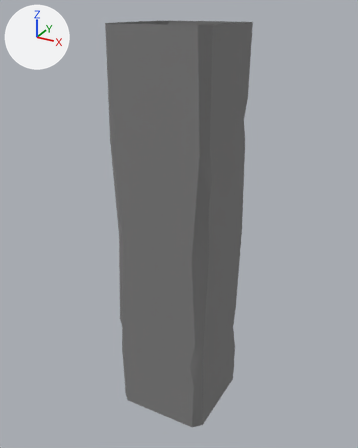
Renders of the FBX model Project_ML/Assets/05.Model/Back/Models/Pillar_001.fbx from each side of a commit.
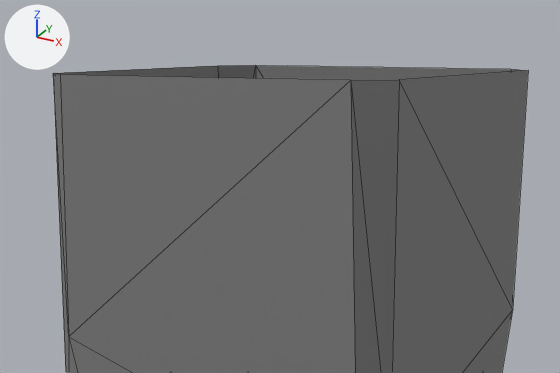
There are two pictures of each version: one whole from a 50 mm camera at (1.3, -2.39, 2.42) aimed at (-0.02, 0.01, 1.22), one close up on the part from 25% to 73% of the width and 0% to 26% of the height. Every picture has the same lights, and +X, +Y and +Z are marked at upper left. The older version's two pictures come first. The close-ups show mesh edges as thin lines. Where no turn or scale is listed for an object, it has been applied to the vertices.

Objects in the first close-up: 'Pillar_001'.
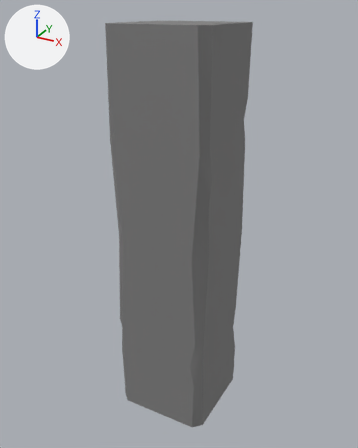
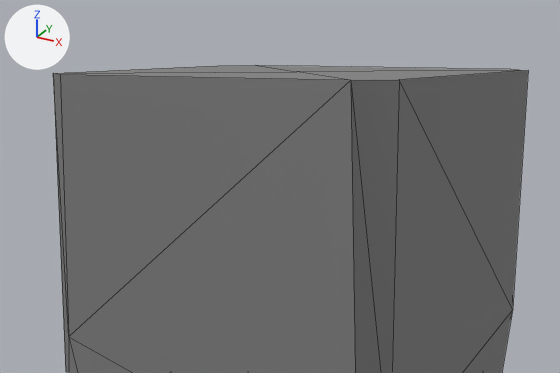
Changed parts and their boxes (x1, y1, x2, y2) in the close-ups (560 x 373 px):
part 1 of me_sm_wall_corner_06, added
    after: (55, 65, 526, 80)

The edits, one by one:
me_sm_wall_corner_06 is used by ob_pillar_001; location (0.0, 0.0, 0.0).
Verts and faces of me_sm_wall_corner_06; kept vertices keep their numbers, new ones are numbered from 58.
Before the commit, vertices of me_sm_wall_corner_06: 0 (0.24, 0.29, 2.34) at pixel (510, 69), 1 (0.29, 0.24, 2.34) at pixel (528, 70), 16 (0.24, -0.29, 2.34) at pixel (350, 80), 17 (-0.24, -0.29, 2.34) at pixel (60, 74), 30 (-0.29, -0.24, 2.34) at pixel (53, 73).
Before the commit, vertices of me_sm_wall_corner_06: 31 (-0.29, 0.24, 2.34) at pixel (217, 65), 44 (0.29, -0.24, 2.34) at pixel (399, 79), 51 (-0.24, 0.29, 2.34) at pixel (255, 65).
me_sm_wall_corner_06 had 58 vertices, 100 faces and spanned x -0.29..0.29, y -0.29..0.29, z 0.0..2.34.
me_sm_wall_corner_06 now has 60 vertices, 108 faces and spans x -0.29..0.29, y -0.29..0.29, z 0.0..2.34.
Part 1, on me_sm_wall_corner_06:
New vertex 58 is at (0.0, 0.0, 2.34), pixel (296, 71).
New faces: (1, 58, 16, 44), (16, 58, 30, 17), (0, 51, 58, 1), (30, 58, 51, 31).
Other edits to the shape of me_sm_wall_corner_06 do not show in these pictures.
